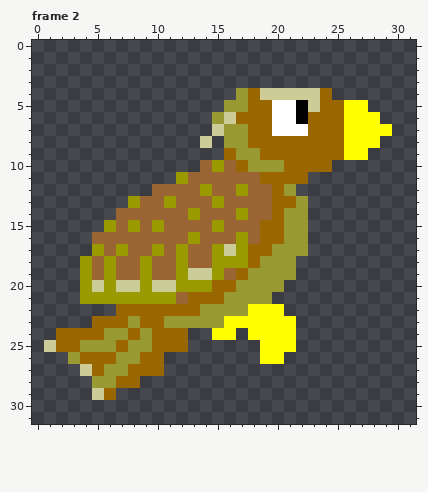
File history of a pixel-art file, Assets/Sprites/MOB y PJ/NEO-pichonsin.aseprite. The picture above is the old version.
32x32 pixels, 7 frames. Shown: frame 2. The old version is drawn lined up with the new one. The commit also changed other frames, which this record leaves out.
After:
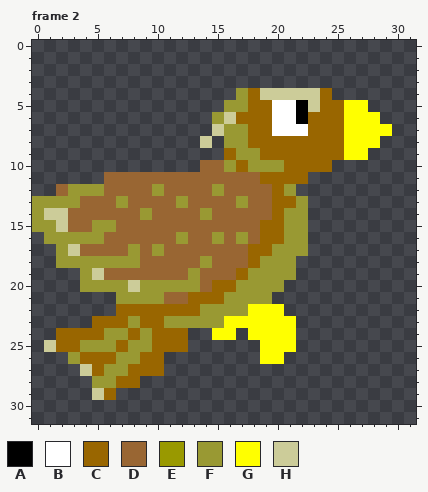
Palette (. is transparent): A #000000  B #ffffff  C #996600  D #996633  E #999900  F #999933  G #ffff00  H #cccc99
The exact change:
whole drawing moved by +0,-2 (the old picture is shown already moved)
--- frame 2
@@ x 0..19 @@
  9 ................CFFC
-10 ..............DEDCFF
-11 ............EDDDDDDC
-12 ..........DDDDEDDEDD
-13 ........EDDEDDDEDDDD
-14 .......DDDDDDEDDDEDD
-15 ......EDEDEDDDDEDDDC
-16 .....DDDDDDDDEDDDEDC
-17 .....EDEDDEDEDDEHECC
-18 ....EDEDDEDDEDDEEECF
-19 ....EDEDDEDDEHHEDCFF
-20 ....EHEHHEHHEEECCFFF
-21 ....EEEEEEEEDCCCFFFF
+10 ..............DDFCFF
+11 ......DDDDDDDDDDDDDC
+12 ..DFFFDDDDFDDDDFDDDD
+13 FFFFDDDFDDDDFDDDDFDD
+14 FHHDDDDDDFDDDDFDDDDD
+15 FFHDDFFDDDDDDDDDDDDC
+16 .FFFFFDDDDDDFDDFDFDC
+17 ..FHDDDDFDFDDDDDDDCC
+18 ..FFFFFFFDDDDDFDDDCF
+19 ....FHDDDDDDDFDDDCFF
+20 ....FFFFHFFFFFDCCFFF
+21 .......FFFFDDCCCFFFF
 22 .......CCCCCCCFFFFGG
Boxes around the changes in both pictures, in picture pixels (x1, y1, x2, y2):
changed: (32, 160, 248, 304)
